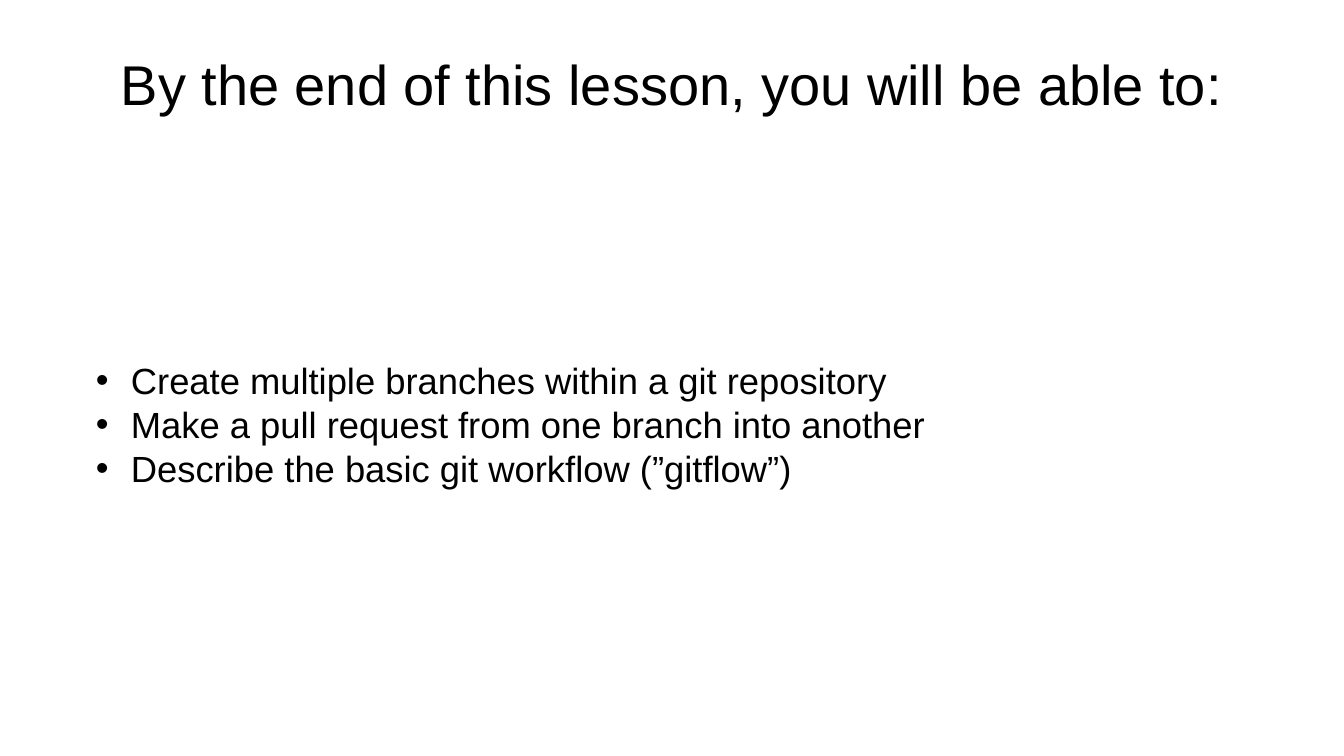
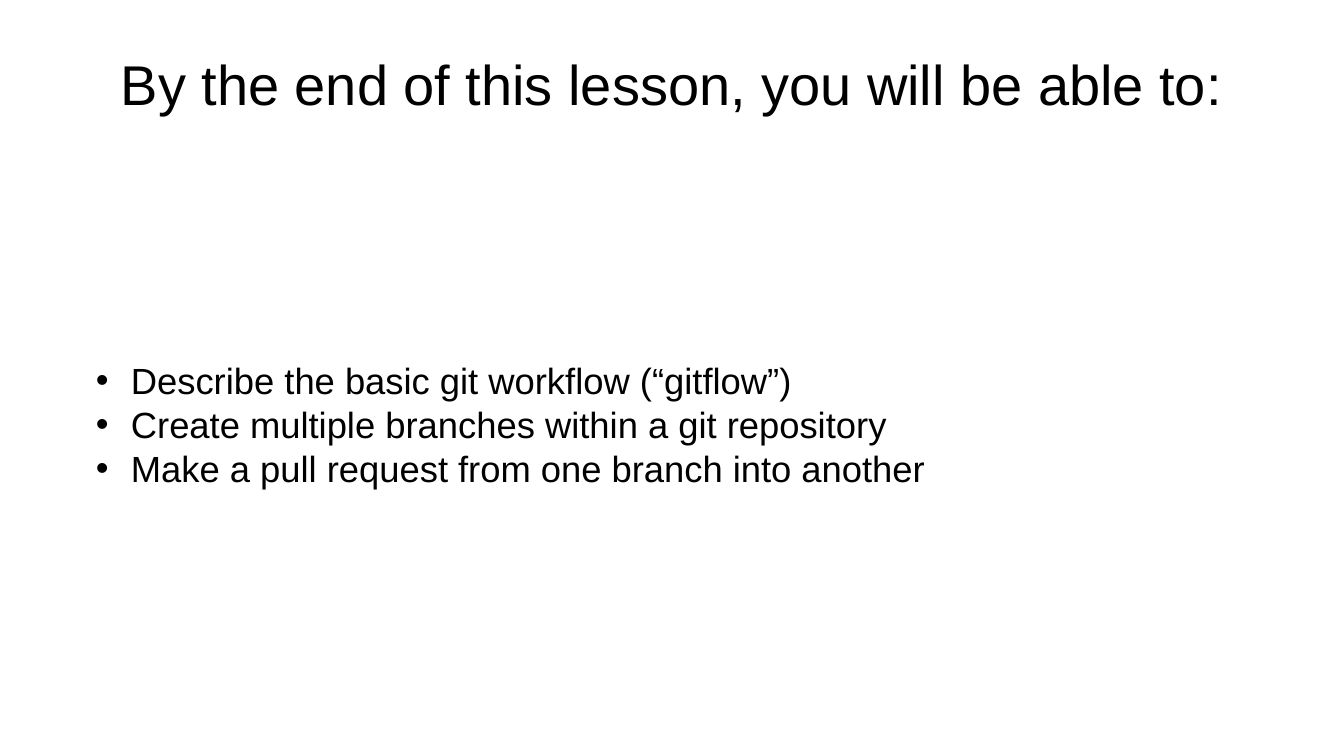
Before and after one commit to semaphoreP/codeastro, a slide deck: slide 2 of Day1/gitflow.pptx. Drawn at 1344x756 pixels with LibreOffice and Linux fonts; fonts in the diff are those of the drawing. Boxes give left, top, right and bottom in pixels: in the first picture for what was removed or moved away, otherwise in the second. Text is boxed around its words. In the diff, an @@ line names an element or a change of style, - is before the commit and + after.

Commit message:
gitflow updates for 2024

```diff
--- a/Day1/gitflow.pptx
+++ b/Day1/gitflow.pptx
@@ text at <box>131,367,791,402</box>: paragraph added @@
+• Describe the basic git workflow (“gitflow”)
@@ text at <box>131,455,791,489</box>: paragraph removed @@
-• Describe the basic git workflow (”gitflow”)
```
Also in this commit, not shown: 5 other slides changed, 1 slide added, 4 slides removed.
